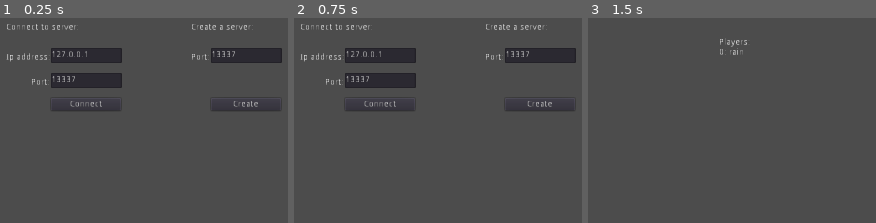
Above: before the commit, frames 1-3 (left to right).
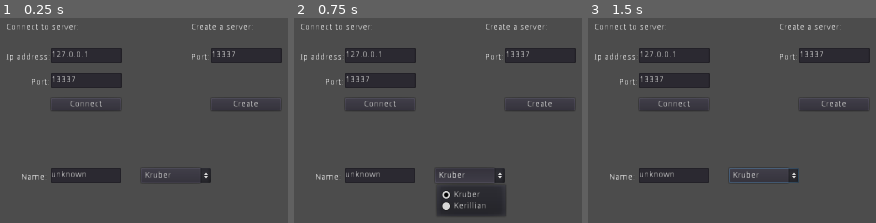
Above: after the commit, the same moments.

Repository: danreeves/jammintide
Game: Godot game, scene res://scenes/Game.tscn
The game is run twice, just before and just after one commit, with the same random seed, the same clock (stepped at 60 frames per second) and the same inputs. The engine's default icon, where the game draws it, is replaced by a stand-in: a white triangle on a blue panel in a dark square.
Inputs (mouse positions are in pixels of both pictures, inside the frame that each line leads up to):
- Up to frame 1 (0.25 s): no input
- Up to frame 2 (0.75 s): click (469, 175) at 0.5 s, where only the run after the commit has a clickable "Kruber"
- Up to frame 3 (1.5 s): click "Create" at 1.25 s

The runs differ from the first frame. In frame 1, 2.2% of the frame differs, in the area x 7-74%, y 73-81%; in frame 2, 5.5%; in frame 3, 9.2%, in the area x 2-98%, y 2-81%.

Commit message:
player profile

Diff:
--- a/project.godot
+++ b/project.godot
@@ -21,7 +21,8 @@
 
 [autoload]
 
-Network="*res://script/network/Network.gd"
+PlayerProfile="*res://script/PlayerProfile.gd"
+Network="*res://script/Network.gd"
 SceneManager="*res://script/SceneManager.gd"
 
 [display]
@@ -29,6 +30,7 @@
 window/size/width=1280
 window/size/height=720
 window/dpi/allow_hidpi=true
+window/vsync/vsync_via_compositor=true
 window/stretch/mode="2d"
 window/stretch/aspect="expand"
 
--- a/scenes/Entities/Player.gd
+++ b/scenes/Entities/Player.gd
@@ -11,7 +11,11 @@
 
 func init(player_peer_id):
 	peer_id = player_peer_id
-	$Name.text = Network.get_players()[peer_id].name
+	var profile = Network.get_players()[peer_id]
+	$Name.bbcode_text = "[center]" + profile.name + "[/center]"
+	print(profile)
+	if profile.profile_id == 2:
+		$Sprite.modulate = "#00ff00"
 
 func _physics_process(delta):
 	if is_network_master():
--- a/scenes/Entities/Player.tscn
+++ b/scenes/Entities/Player.tscn
@@ -17,9 +17,15 @@
 texture = ExtResource( 1 )
 
 [node name="Name" type="RichTextLabel" parent="."]
-margin_left = -24.0
+margin_left = -64.0
 margin_top = -40.0
-margin_right = 24.0
+margin_right = 64.0
+margin_bottom = -28.0
+size_flags_horizontal = 0
+size_flags_vertical = 0
+bbcode_enabled = true
+bbcode_text = "[center]unknown[/center]"
+text = "unknown"
 scroll_active = false
 __meta__ = {
 "_edit_use_anchors_": false
--- a/scenes/Menus/Server.gd
+++ b/scenes/Menus/Server.gd
@@ -1,12 +1,18 @@
 extends Node
 
-onready var ConnectButton = $ConnectButton
-onready var CreateButton = $CreateButton
+func _ready() -> void:
+	# warning-ignore:return_value_discarded
+	$ConnectButton.connect("button_down", self, "connect_to_server")
+	# warning-ignore:return_value_discarded
+	$CreateButton.connect("button_down", self, "create_server")
+	$Name.text = PlayerProfile.name
+	# warning-ignore:return_value_discarded
+	$Name.connect("text_changed", self, "update_name")
 
-func _ready() -> void:
-	ConnectButton.connect("button_down", self, "connect_to_server")
-	CreateButton.connect("button_down", self, "create_server")
-
+	$ProfileSelect.add_item("Kruber", 1)
+	$ProfileSelect.add_item("Kerillian", 2)
+	$ProfileSelect.selected = PlayerProfile.profile_id - 1
+	$ProfileSelect.connect("item_selected", self, "select_profile")
 
 func create_server():
 	var port = int($Port2.text)
@@ -18,3 +24,12 @@
 	var port = int($Port.text)
 	Network.connect_to_server(ip, port)
 	SceneManager.go_to("Menus/Lobby")
+
+func update_name():
+	if ($Name.text != ""):
+		PlayerProfile.name = $Name.text
+		PlayerProfile.save_profile()
+
+func select_profile(profile_index):
+	PlayerProfile.profile_id = profile_index + 1
+	PlayerProfile.save_profile()
--- a/scenes/Menus/Server.tscn
+++ b/scenes/Menus/Server.tscn
@@ -72,6 +72,16 @@
 "_edit_use_anchors_": false
 }
 
+[node name="Create a server" type="RichTextLabel" parent="."]
+margin_left = 352.0
+margin_top = 24.0
+margin_right = 520.0
+margin_bottom = 64.0
+text = "Create a server:"
+__meta__ = {
+"_edit_use_anchors_": false
+}
+
 [node name="Port2" type="TextEdit" parent="."]
 margin_left = 384.0
 margin_top = 64.0
@@ -102,9 +112,28 @@
 margin_bottom = 164.0
 text = "Create"
 
-[node name="RichTextLabel" type="RichTextLabel" parent="."]
-margin_left = 352.0
-margin_top = 24.0
-margin_right = 520.0
-margin_bottom = 64.0
-text = "Create a server:"
+[node name="Name Label" type="RichTextLabel" parent="."]
+margin_left = 80.0
+margin_top = 264.0
+margin_right = 128.0
+margin_bottom = 280.0
+text = "Name:"
+__meta__ = {
+"_edit_use_anchors_": false
+}
+
+[node name="Name" type="TextEdit" parent="."]
+margin_left = 128.0
+margin_top = 256.0
+margin_right = 240.0
+margin_bottom = 280.0
+
+[node name="ProfileSelect" type="OptionButton" parent="."]
+margin_left = 272.0
+margin_top = 256.0
+margin_right = 384.0
+margin_bottom = 280.0
+text = "Character"
+__meta__ = {
+"_edit_use_anchors_": false
+}
--- a/script/network/Network.gd
+++ b/script/Network.gd
@@ -18,9 +18,6 @@
 
 var peers = {}
 
-# TODO: Move to a PlayerProfile global
-var my_info = { name = "rain" }
-
 func create_server(port = 13337, max_players = 4):
 	var peer = NetworkedMultiplayerENet.new()
 	peer.create_server(port, max_players)
@@ -33,7 +30,7 @@
 
 func get_players():
 	var players = peers.duplicate(true)
-	players[get_tree().get_network_unique_id()] = my_info
+	players[get_tree().get_network_unique_id()] = PlayerProfile.to_dict()
 	return players
 
 func is_server():
@@ -44,7 +41,7 @@
 
 func _player_connected(id):
 	# Someone connected, let them know about myself
-	rpc_id(id, "register_player", my_info)
+	rpc_id(id, "register_player", PlayerProfile.to_dict())
 
 func _player_disconnected(id):
 	peers.erase(id)
--- /dev/null
+++ b/script/PlayerProfile.gd
@@ -0,0 +1,35 @@
+extends Node
+
+const PATH = "user://player_profile.json"
+
+var profile_id = 1
+
+func _ready() -> void:
+	load_profile()
+	if name == "PlayerProfile":
+		name = "unknown"
+
+func to_dict():
+	return {
+		name = name,
+		profile_id = profile_id
+	}
+
+func save_profile():
+	var player_profile = File.new()
+	player_profile.open(PATH, File.WRITE)
+	player_profile.store_line(to_json(to_dict()))
+	player_profile.close()
+
+func load_profile():
+	var player_profile = File.new()
+	if not player_profile.file_exists(PATH):
+		print(PATH + " not found!")
+		return
+
+	player_profile.open(PATH, File.READ)
+	var data = parse_json(player_profile.get_line())
+	for key in data:
+		print(key)
+		print(data[key])
+		self[key] = data[key]
